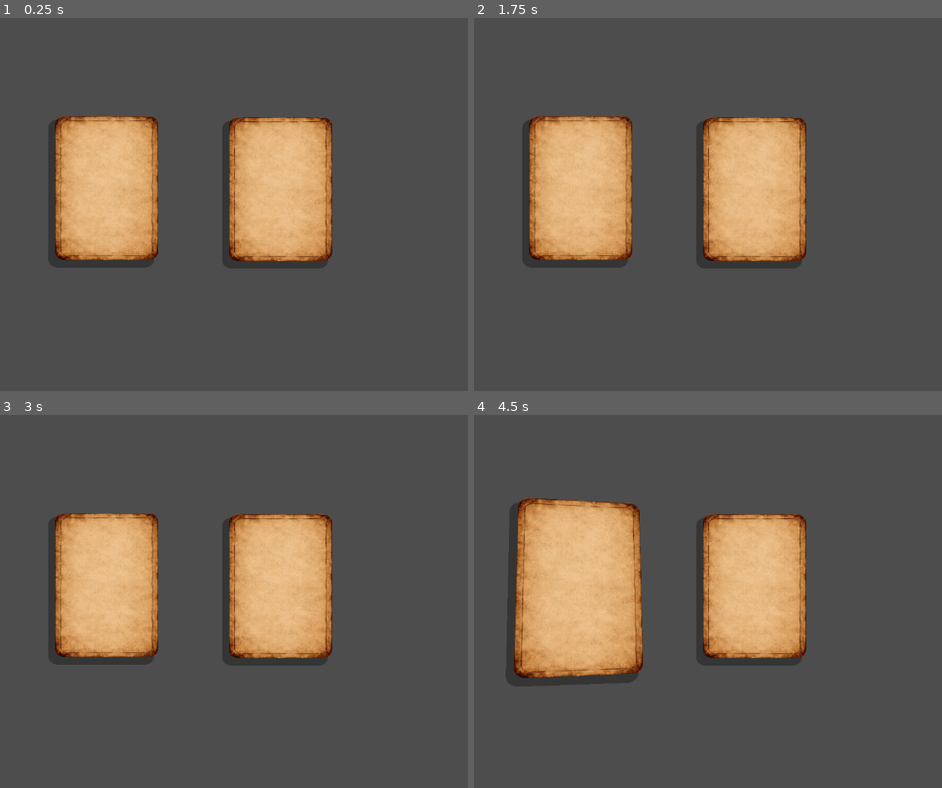
Above: before the commit, frames 1-4 (two rows, left to right).
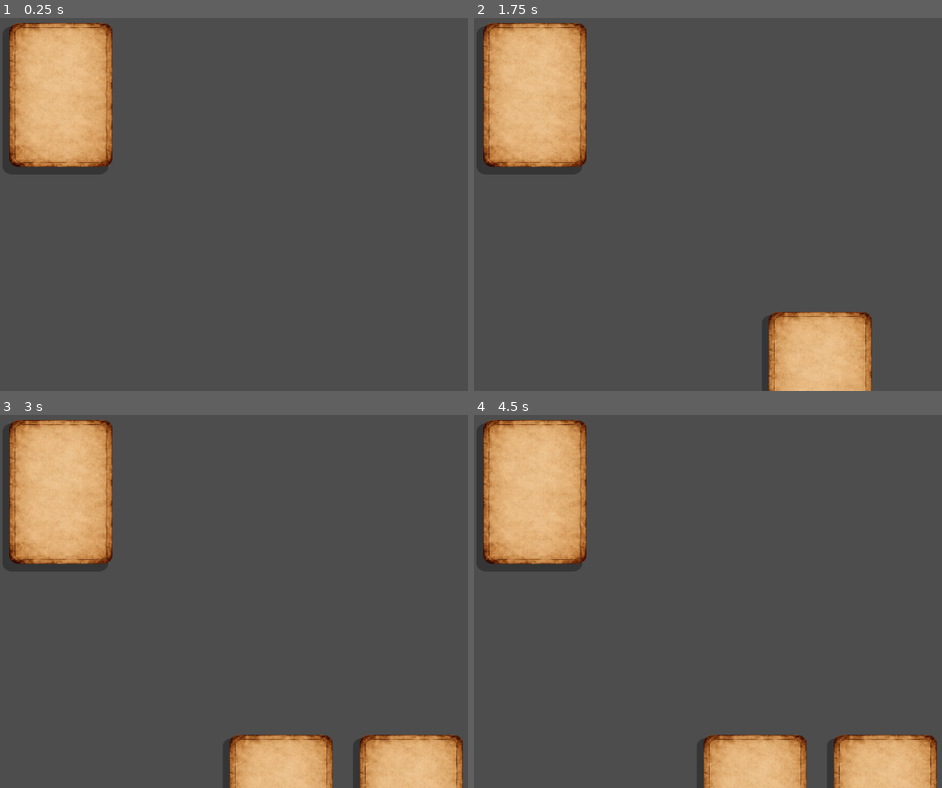
Above: after the commit, the same moments.

Repository: FooFootheGoon/balatro-style-cards
Game: Godot game, scene res://scenes/node_2d.tscn
Two runs of this game, one before a commit and one after it. Both use one fixed random seed, a clock stepped at 60 frames per second and the inputs below. The project has no main scene, so this scene is started directly.
Inputs (mouse positions are in pixels of both pictures, inside the frame that each line leads up to):
- Up to frame 1 (0.25 s): no input
- Up to frame 2 (1.75 s): tap Enter at 0.5 s; move the mouse to (outside the picture) at 0.52 s; press the mouse at (outside the picture) at 0.53 s; tap ] (Discard, bound only after the commit) at 0.8, 1.35 s; tap Space at 1.25 s; move the mouse to (675, 223) at 1.27 s; release the mouse at (675, 223) at 1.28 s; tap [ (Draw, bound only after the commit) at 1.55 s
- Up to frame 3 (3 s): tap Enter at 2 s; move the mouse to (397, 519) at 2.02 s; hold [ (Draw, bound only after the commit) 2.03-2.78 s; click (397, 519) at 2.3 s; tap Space at 2.75 s; move the mouse to (299, 676) at 2.77 s; click (299, 676) at 2.85 s
- Up to frame 4 (4.5 s): tap ] (Discard, bound only after the commit) at 3.05 s; tap Enter at 3.5 s; move the mouse to (outside the picture) at 3.52 s; hold ] (Discard, bound only after the commit) 3.53-4.28 s; tap [ (Draw, bound only after the commit) at 3.8, 4.35 s; tap Space at 4.25 s; move the mouse to (605, 545) at 4.27 s

The runs differ from the first frame. In frame 1, 23% of the frame differs, in the area x 1-71%, y 1-66%; in frame 2, 28%; in frame 3, 30%; in frame 4, 32%, in the area x 1-99%, y 1-100%.

Commit message:
Added hand containers with a hand fan, and debug draw/discard buttons.

Diff:
--- a/card_tilt.gdshader
+++ /dev/null
@@ -1,52 +0,0 @@
-shader_type canvas_item;
-
-uniform vec2 tilt = vec2(0.0, 0.0); // x=pitch, y=yaw (radians)
-uniform float perspective = 0.35;   // 0.0..1.0 (bigger = stronger perspective)
-uniform float shade_strength = 0.12;
-uniform float feather = 0.035;      // 0.02..0.06 (bigger = softer edge)
-
-void fragment() {
-	vec2 p = UV * 2.0 - 1.0;     // -1..1
-	vec3 v = vec3(p, 1.0);       // pretend the card is a plane at z=1
-
-	float ax = tilt.x;
-	float ay = tilt.y;
-
-	// Yaw (rotate around Y axis)
-	float cy = cos(ay);
-	float sy = sin(ay);
-	v = vec3(v.x * cy + v.z * sy, v.y, -v.x * sy + v.z * cy);
-
-	// Pitch (rotate around X axis)
-	float cx = cos(ax);
-	float sx = sin(ax);
-	v = vec3(v.x, v.y * cx - v.z * sx, v.y * sx + v.z * cx);
-
-	// Perspective divide
-	float inv = 1.0 / (1.0 + (v.z - 1.0) * perspective);
-	vec2 q = v.xy * inv;
-
-	// Project back into UV space
-	vec2 uv2 = (q + 1.0) * 0.5;
-
-	// Clamp for safe sampling (prevents wrap/garbage)
-	vec2 uv_clamped = clamp(uv2, vec2(0.0), vec2(1.0));
-
-	// How far outside [0..1] did we go?
-	float out_x = max(-uv2.x, uv2.x - 1.0);
-	float out_y = max(-uv2.y, uv2.y - 1.0);
-	float out_amt = max(out_x, out_y);
-
-	// Fade alpha as we go out-of-bounds (no discard)
-	float mask = 1.0 - smoothstep(0.0, feather, out_amt);
-
-	vec4 col = texture(TEXTURE, uv_clamped);
-
-	// Subtle shading based on "depth" change from tilt
-	float sh = 1.0 - abs(v.z - 1.0) * shade_strength;
-	col.rgb *= clamp(sh, 0.75, 1.0);
-
-	col.a *= mask;
-
-	COLOR = col;
-}
--- a/project.godot
+++ b/project.godot
@@ -10,7 +10,7 @@
 
 [application]
 
-config/name="Scoundrel"
+config/name="balatro-style-cards 0.1"
 config/features=PackedStringArray("4.5", "Forward Plus")
 config/icon="res://icon.svg"
 
@@ -36,3 +36,13 @@
 "events": [Object(InputEventMouseButton,"resource_local_to_scene":false,"resource_name":"","device":-1,"window_id":0,"a …(257 unchanged characters)…
 ]
 }
+Draw={
+"deadzone": 0.2,
+"events": [Object(InputEventKey,"resource_local_to_scene":false,"resource_name":"","device":-1,"window_id":0,"alt_pressed":false,"shift_pressed":false,"ctrl_pressed":false,"meta_pressed":false,"pressed":false,"keycode":0,"physical_keycode":91,"key_label":0,"unicode":91,"location":0,"echo":false,"script":null)
+]
+}
+Discard={
+"deadzone": 0.2,
+"events": [Object(InputEventKey,"resource_local_to_scene":false,"resource_name":"","device":-1,"window_id":0,"alt_pressed":false,"shift_pressed":false,"ctrl_pressed":false,"meta_pressed":false,"pressed":false,"keycode":0,"physical_keycode":93,"key_label":0,"unicode":93,"location":0,"echo":false,"script":null)
+]
+}
--- /dev/null
+++ b/scenes/hand.tscn
@@ -0,0 +1,25 @@
+[gd_scene load_steps=5 format=3 uid="uid://dxy2wn4epwwfm"]
+
+[ext_resource type="Script" uid="uid://p18ytw54l2e8" path="res://scripts/hand.gd" id="1_cmdsa"]
+[ext_resource type="PackedScene" uid="uid://d1urynih8ert2" path="res://scenes/card.tscn" id="2_k7pjy"]
+
+[sub_resource type="Curve" id="Curve_m1v21"]
+_data = [Vector2(0, 0), 0.0, 0.0, 0, 0, Vector2(0.5, 1), 0.0, 0.0, 0, 0, Vector2(1, 0), 0.0, 0.0, 0, 0]
+point_count = 3
+
+[sub_resource type="Curve" id="Curve_kdemd"]
+
+[node name="Hand" type="Control"]
+custom_minimum_size = Vector2(900, 360)
+layout_mode = 3
+anchors_preset = 7
+anchor_left = 0.5
+anchor_top = 1.0
+anchor_right = 0.5
+anchor_bottom = 1.0
+grow_horizontal = 2
+grow_vertical = 0
+script = ExtResource("1_cmdsa")
+card_scene = ExtResource("2_k7pjy")
+y_curve = SubResource("Curve_m1v21")
+rot_curve = SubResource("Curve_kdemd")
--- a/scenes/node_2d.tscn
+++ b/scenes/node_2d.tscn
@@ -1,17 +1,19 @@
-[gd_scene load_steps=2 format=3 uid="uid://co5w8lk5o2fbt"]
+[gd_scene load_steps=3 format=3 uid="uid://co5w8lk5o2fbt"]
 
 [ext_resource type="PackedScene" uid="uid://d1urynih8ert2" path="res://scenes/card.tscn" id="1_6e84v"]
+[ext_resource type="PackedScene" uid="uid://dxy2wn4epwwfm" path="res://scenes/hand.tscn" id="2_4dvvg"]
 
 [node name="Node2D" type="Node2D"]
 
 [node name="Card" parent="." instance=ExtResource("1_6e84v")]
-offset_left = 100.0
-offset_top = 183.0
-offset_right = 340.0
-offset_bottom = 519.0
+offset_left = 12.0
+offset_top = 4.0
+offset_right = 252.0
+offset_bottom = 340.0
 
-[node name="Card2" parent="." instance=ExtResource("1_6e84v")]
-offset_left = 434.0
-offset_top = 185.0
-offset_right = 674.0
-offset_bottom = 521.0
+[node name="Hand" parent="." instance=ExtResource("2_4dvvg")]
+offset_left = 215.0
+offset_top = 543.0
+offset_right = 1115.0
+offset_bottom = 903.0
+y_min_px = 66.0
--- a/scripts/card.gd
+++ b/scripts/card.gd
@@ -73,7 +73,7 @@
 	print("[CARD] tex=", tex_size, " scale=", face.scale)
 
 func _update_shadow() -> void:
-	shadow.position = shadow_offset.rotated(-face.rotation)
+	shadow.position = shadow_offset.rotated(-face.global_rotation)
 
 func _update_tilt(delta: float) -> void:
 	if face_mat == null:
@@ -134,6 +134,9 @@
 			drag_grab_offset = global_position - get_global_mouse_position()
 		is_dragging = true
 		MouseBrain.node_being_dragged = self
+		var p := get_parent()
+		if p != null and p.has_method("update_cards"):
+			p.call_deferred("update_cards")
 		var target: Vector2 = get_global_mouse_position() + drag_grab_offset
 		global_position = global_position.lerp(target, 22.0 * delta)
 		z_index = 100
--- /dev/null
+++ b/scripts/hand.gd
@@ -0,0 +1,70 @@
+extends Control
+
+@export var card_scene: PackedScene
+@export var y_curve: Curve
+@export var rot_curve: Curve
+@export var max_rot_deg: float = 10.0
+@export var x_sep_px: float = 40.0
+@export var y_min_px: float = -260.0
+@export var y_max_px: float = 50.0
+@export var card_size_px: Vector2 = Vector2(210, 294)
+
+func draw_card() -> void:
+	if card_scene == null:
+		print("[HAND] card_scene is null")
+		return
+	var c := card_scene.instantiate()
+	add_child(c)
+	update_cards()
+	print("[HAND] generated cards, count=", get_child_count())
+
+func discard_card() -> void:
+	if get_child_count() == 0:
+		return
+	var last := get_child(get_child_count() - 1)
+	remove_child(last)
+	last.queue_free()
+	update_cards()
+	print("[HAND] discarded, count=", get_child_count())
+
+func update_cards() -> void:
+	var cards: Array[Node] = get_children()
+	var count: int = cards.size()
+	if count == 0:
+		return
+	var hand_w: float = size.x
+	var card_w: float = card_size_px.x
+	var final_sep: float = x_sep_px
+	var combined_w: float = (card_w * count) + (final_sep * (count - 1))
+	if count > 1 and combined_w > hand_w:
+		final_sep = (hand_w - (card_w * count)) / float(count - 1)
+		combined_w = hand_w
+	var offset_x: float = (hand_w - combined_w) * 0.5
+	var dragged := MouseBrain.node_being_dragged
+	for i in range(count):
+		var t: float = 0.5
+		if count > 1:
+			t = float(i) / float(count - 1)
+		var y_p: float = 0.0
+		if y_curve != null:
+			y_p = y_curve.sample(t)
+		var r_p: float = 0.0
+		if rot_curve != null:
+			r_p = rot_curve.sample(t)
+		var x: float = offset_x + (float(i) * (card_w + final_sep))
+		var y: float = y_min_px - (y_max_px * y_p)
+		var rot_deg: float = max_rot_deg * r_p
+		var c := cards[i] as Control
+		if c == null:
+			continue
+		if c == dragged:
+			continue
+		c.position = Vector2(x, y)
+		c.rotation_degrees = rot_deg
+	print("[HAND] updated count=", count, " sep=", final_sep)
+
+func _unhandled_input(event: InputEvent) -> void:
+	if event.is_action_pressed("Draw"):
+		draw_card()
+	elif event.is_action_pressed("Discard"):
+		discard_card()
Not shown, removed: card_tilt.gdshader.uid
Not shown, removed: push-instructions.txt
Not shown, added: scripts/hand.gd.uid
Not shown, added: .push-instructions
Not shown, removed: .push-instructions.txt.kate-swp
